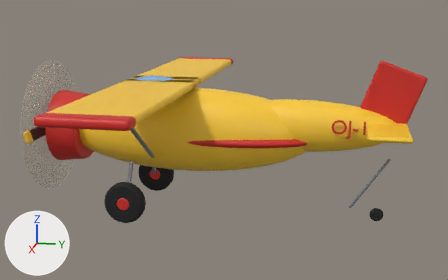
An edit to the glTF model assets/models/plane.glb, drawn before and after from the same camera.
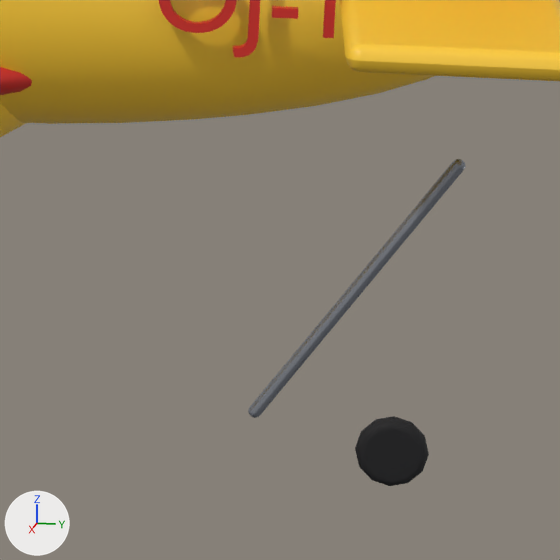
Old and new are each drawn whole from a 50 mm lens placed at (7.03, 1.7, 2.65), pointed at (0.0, 0.29, 0.89) and again close up on the part from 67% to 91% of the width and 46% to 84% of the height. The lights are fixed; the arrows at lower left show +X, +Y and +Z. The first two pictures are the older version. Where no turn or scale is listed for an object, it has been applied to the vertices. Vertices at exactly the same position are counted once.

The first close-up shows 'Text.001', 'stabilizer', 'tailcone', 'tailstrut', 'tailwheel' and 2 more.
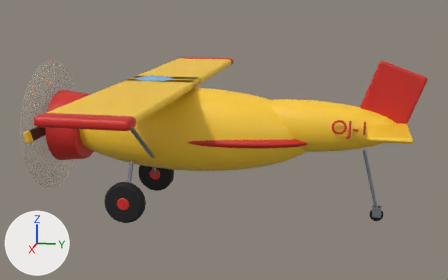
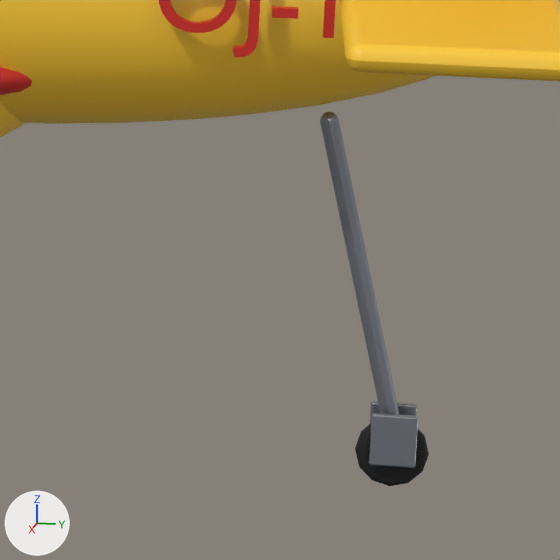
The change, as a diff of the scene's bpy script:
```diff
--- a/assets/models/plane.glb.py
+++ b/assets/models/plane.glb.py
@@ me_cube_015 @@
 # used by ob_tailstrut; location = (0.0, 0.0, 0.0)
-me_cube_015.from_pydata(...)  # 90 vertices, 176 faces; spans x -0.015..0.015, y 1.782..2.218, z 0.138..0.762
+me_cube_015.from_pydata(...)  # 88 vertices, 172 faces; spans x -0.02..0.02, y 1.904..2.116, z 0.126..0.854
+# me_cube_015 part 1: the whole mesh is rebuilt
+# me_cube_015 part 2
+# 72 vertices are added at x -0.02..0.02, y 1.904..2.116, z 0.126..0.854
+# 8 new vertices lie (0.0, 0.172, -0.689) away from vertices in x -0.017..0.017, y 1.907..1.941, z 0.83..0.839
+# 8 new vertices lie (0.0, 0.01, 0.0) away from vertices in x -0.01..0.01, y 1.919..2.091, z 0.126..0.854
+# 172 new faces join them
 me_cube_015.materials.append(mat_steel)
@@ me_cube_017 @@
+me_cube_017.from_pydata(...)  # 96 vertices, 188 faces; spans x 0.0325..0.0475, y 2.05..2.15, z 0.06..0.18
+me_cube_017.materials.append(mat_steel)  # grey #9a9faa
@@ me_cube_016 @@
+me_cube_016.from_pydata(...)  # 96 vertices, 188 faces; spans x -0.0475..-0.0325, y 2.05..2.15, z 0.06..0.18
+me_cube_016.materials.append(mat_steel)  # grey #9a9faa
@@ ob_tailfork_001 @@
+ob_tailfork_001 = bpy.data.objects.new('tailfork.001', me_cube_017)
+ob_tailfork_001.location = (0.0, 0.0, 0.0)
@@ ob_tailfork @@
+ob_tailfork = bpy.data.objects.new('tailfork', me_cube_016)
+ob_tailfork.location = (0.0, 0.0, 0.0)
```

Where the change shows, as pixel boxes (x1, y1, x2, y2) in the close-ups (560 x 560 px):
'tailstrut', reshaped (63% narrower, 17% taller)
    before: (248, 159, 466, 418)
    after: (320, 112, 399, 415)
'tailfork.001', added
    after: (369, 413, 418, 468)
'tailfork', added
    after: (369, 401, 417, 424)
part 1 of me_cube_015, deleted
    before: (248, 159, 466, 418)
part 2 of me_cube_015, added
    after: (320, 112, 399, 415)
